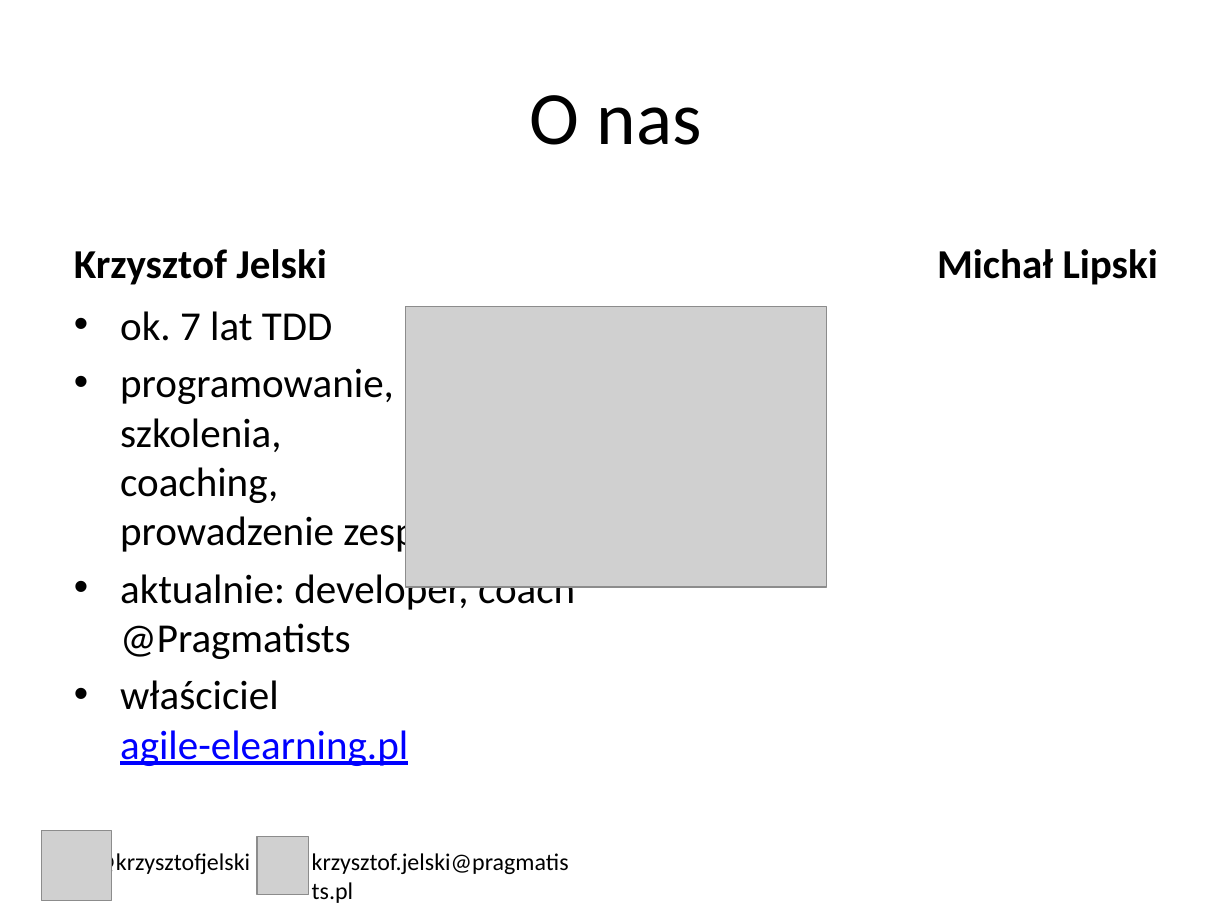
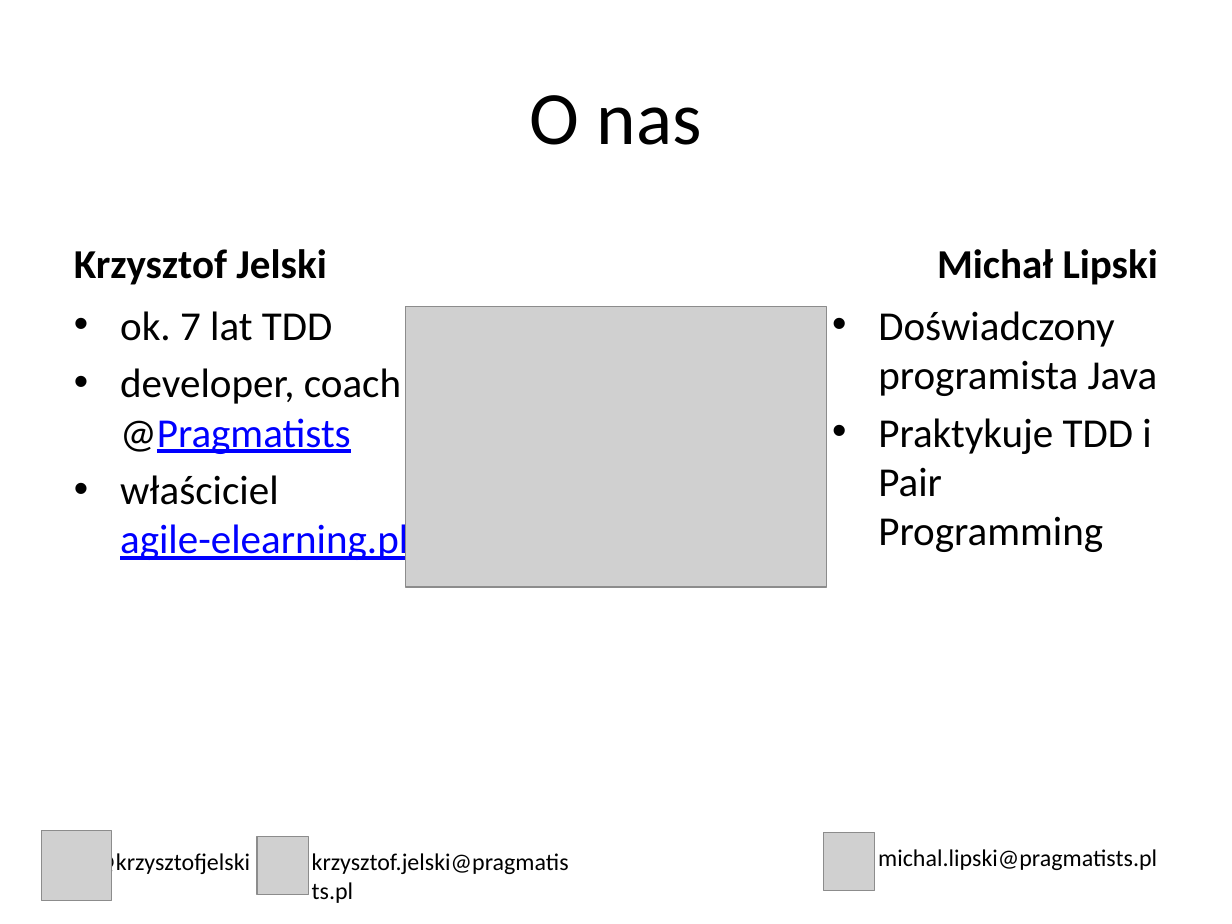
Before and after one commit to krzysztof-jelski/Refactoring-Golf, a slide deck: slide 2 of ppt/Golf Refactoryzacyjny - Pragmatists - Warjsawa 2013.pptx. Drawn at 1232x924 pixels with LibreOffice and Linux fonts; fonts in the diff are those of the drawing; grey boxes stand for pictures; background and template pictures are left out. Boxes give left, top, right and bottom in pixels: in the first picture for what was removed or moved away, otherwise in the second. Text is boxed around its words. In the diff, an @@ line names an element or a change of style, - is before the commit and + after.

Commit message:
Update slides with links and "about us" info.

```diff
--- a/ppt/Golf Refactoryzacyjny - Pragmatists - Warjsawa 2013.pptx
+++ b/ppt/Golf Refactoryzacyjny - Pragmatists - Warjsawa 2013.pptx
@@ text added at [878, 311, 1158, 552], 24 pt, text #000000 @@
+• Doświadczony programista Java
+• Praktykuje TDD i Pair Programming
@@ text at [120, 368, 401, 454]: text changed @@
-• programowanie,
-  szkolenia,
-  coaching,
-  prowadzenie zespołu
-• aktualnie: developer, coach @Pragmatists
+• developer, coach @Pragmatists
@@ picture added at [824, 833, 876, 891] @@
@@ text added at [878, 849, 1157, 870], 14 pt, text #000000 @@
+michal.lipski@pragmatists.pl
```
